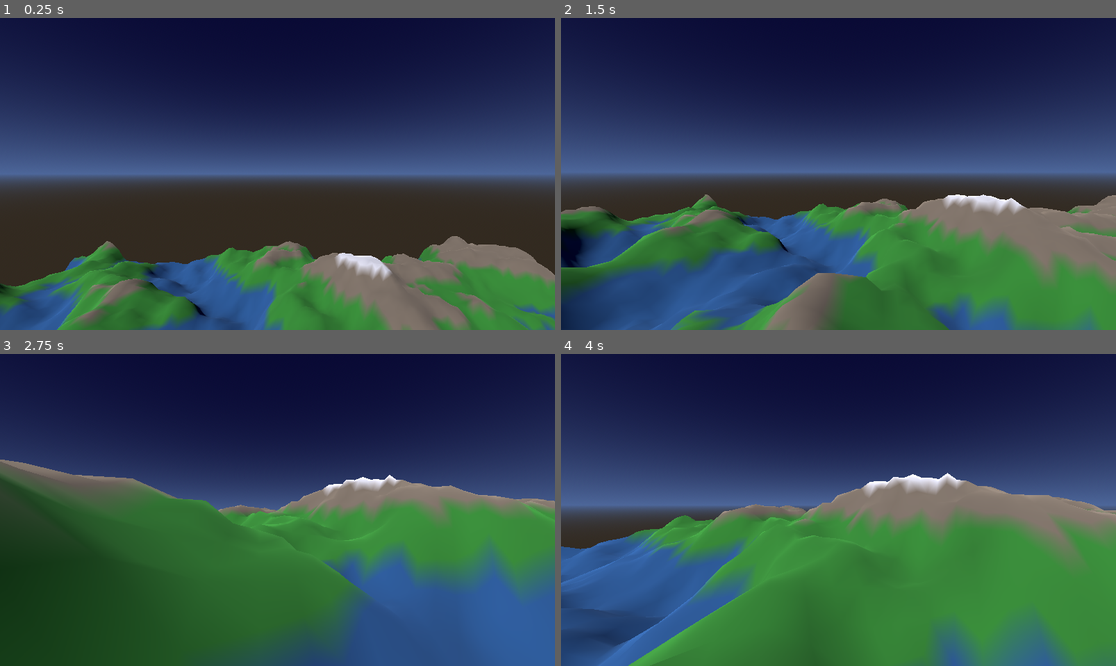
Above: before the commit, frames 1-4 (two rows, left to right).
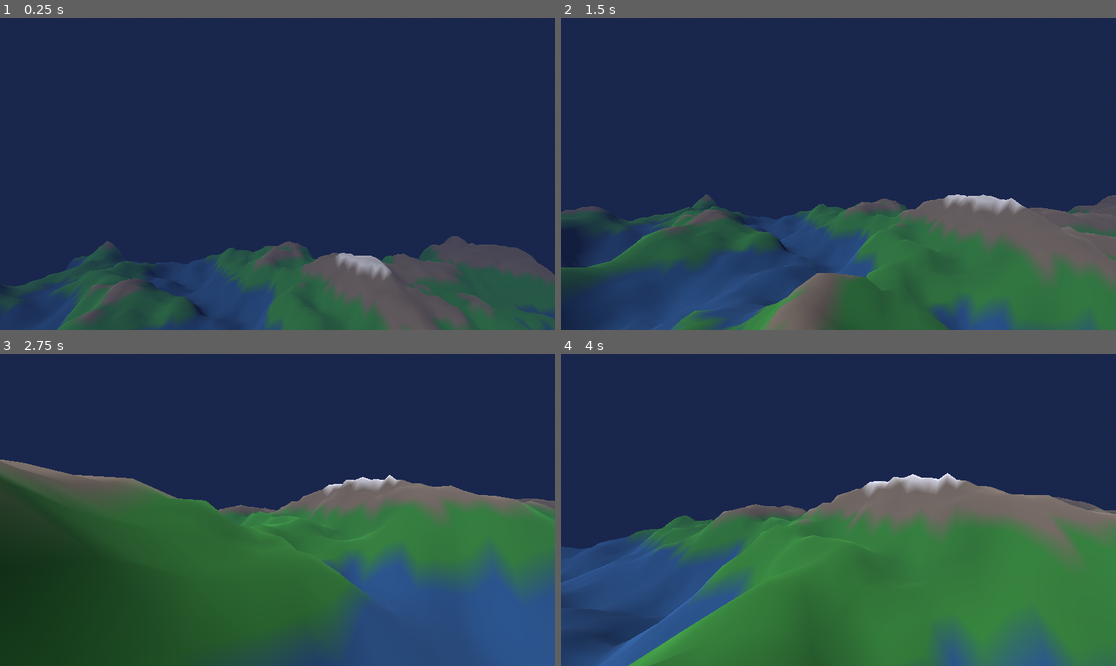
Above: after the commit, the same moments.

Repository: Ivanchux/silent-worlds
Game: Godot game, scene res://main.tscn
Two runs of this game, one before a commit and one after it. Both use one fixed random seed, a clock stepped at 60 frames per second and the inputs below.
Inputs (mouse positions are in pixels of both pictures, inside the frame that each line leads up to):
- Up to frame 1 (0.25 s): no input
- Up to frame 2 (1.5 s): tap Enter (ui_accept) at 0.5, 0.77 s; move the mouse to (866, 174) at 0.52 s; hold Up (ui_up) from 0.53 s (still down); move the mouse to (810, 174) at 1.27 s
- Up to frame 3 (2.75 s): keep holding Up (ui_up); tap Enter (ui_accept) at 1.52 s; move the mouse to (288, 503) at 2.02 s
- Up to frame 4 (4 s): keep holding Up (ui_up); move the mouse to (832, 516) at 2.77 s; tap Enter (ui_accept) at 3.02, 3.77 s; move the mouse to (877, 513) at 3.52 s

The runs differ from the first frame. In frame 1, 67% of the frame differs, in the area x 0-100%, y 0-100%; in frame 2, 45%; in frame 3, 12%; in frame 4, 21%.

Commit message:
Fase 1 - Niebla,cielo y texturizado por biomas completo

Diff:
--- a/static_body_3d.gd
+++ b/static_body_3d.gd
@@ -71,9 +71,10 @@
 
 	# Cielo
 	var sky_material = ProceduralSkyMaterial.new()
-	sky_material.sky_top_color = Color(0.05, 0.05, 0.2)
-	sky_material.sky_horizon_color = Color(0.3, 0.4, 0.6)
-	sky_material.ground_horizon_color = Color(0.3, 0.4, 0.6)
+	sky_material.sky_top_color = Color(0.02, 0.02, 0.08)
+	sky_material.sky_horizon_color = Color(0.1, 0.15, 0.3)
+	sky_material.ground_horizon_color = Color(0.1, 0.15, 0.3)
+
 
 	var sky = Sky.new()
 	sky.sky_material = sky_material
@@ -84,3 +85,40 @@
 
 	var world_env = get_parent().get_node("WorldEnvironment")
 	world_env.environment = env
+
+	# Niebla
+	env.fog_enabled = true
+	env.fog_light_color = Color(0.1, 0.15, 0.3)
+	env.fog_density = 0.02
+
+	# Estrellas
+	var stars = GPUParticles3D.new()
+	stars.amount = 500
+	stars.lifetime = 999.0
+	stars.explosiveness = 1.0
+	stars.local_coords = false
+
+	var star_mesh = SphereMesh.new()
+	star_mesh.radius = 0.05
+	star_mesh.height = 0.1
+
+	var star_mat = StandardMaterial3D.new()
+	star_mat.albedo_color = Color(1, 1, 1)
+	star_mat.emission_enabled = true
+	star_mat.emission = Color(1, 1, 1)
+	star_mat.emission_energy_multiplier = 2.0
+	star_mesh.material = star_mat
+
+	var process_mat = ParticleProcessMaterial.new()
+	process_mat.emission_shape = ParticleProcessMaterial.EMISSION_SHAPE_SPHERE
+	process_mat.emission_sphere_radius = 200.0
+	process_mat.gravity = Vector3.ZERO
+	process_mat.initial_velocity_min = 0.0
+	process_mat.initial_velocity_max = 0.0
+
+	stars.process_material = process_mat
+	stars.draw_pass_1 = star_mesh
+	stars.position = Vector3(0, 0, 0)
+
+	get_parent().add_child(stars)
+	stars.restart()
